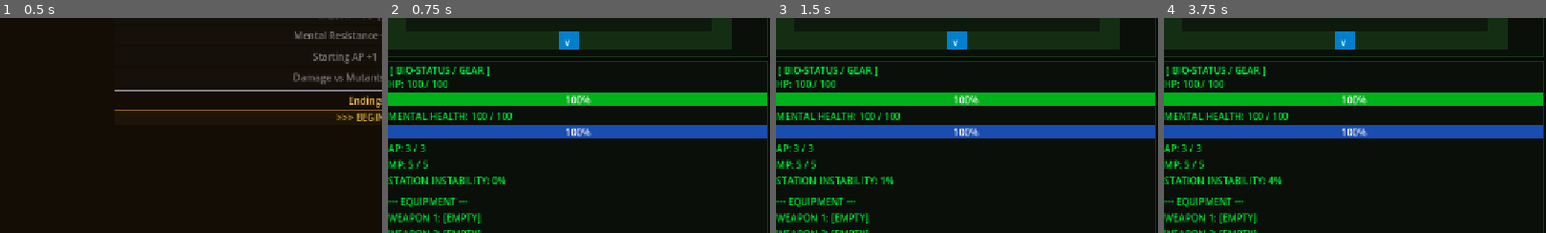
Above: before the commit, frames 1-4 (left to right).
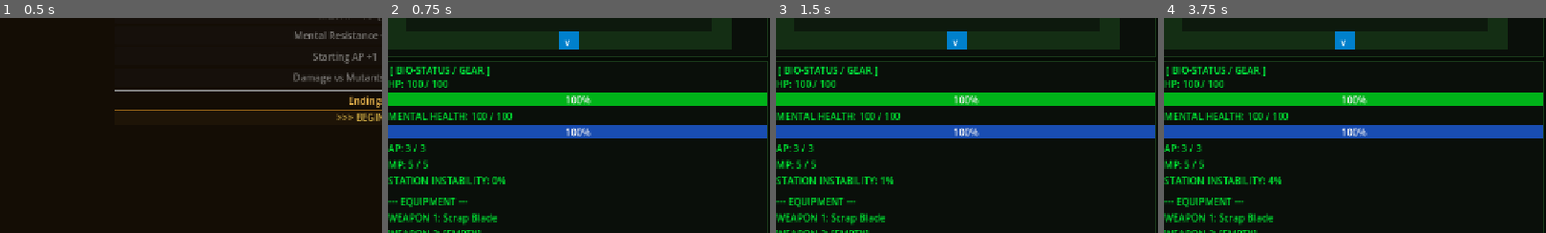
Above: after the commit, the same moments.

Repository: Napo2k/godot-mcp-test
Game: Godot game, scene res://scenes/hub.tscn
Same seed, same stepped clock (60 frames per second), same inputs: the game is played once before the commit and once after it.
Inputs:
- Up to frame 1 (0.5 s): no input
- Up to frame 2 (0.75 s): click ">>> BEGIN RUN <<<" at 0.5 s
- Up to frame 3 (1.5 s): tap Enter at 1.25 s; hold D (move_right) from 1.28 s (still down); hold F (attack) from 1.28 s (still down)
- Up to frame 4 (3.75 s): tap Space (end_turn) at 2, 2.1, 3.5 s; release D (move_right) at 2.03 s; release F (attack) at 2.03 s; hold S (move_down) 2.03-2.78 s; tap Enter at 2.75 s; hold D (move_right) 2.78-3.53 s; hold E (interact) 2.78-3.53 s; hold W (move_up) from 3.53 s (still down); tap G (use_item) at 3.6 s
The pictures show only the part of the screen within x 0-50%, y 40-90%; the shares and areas given below are measured in that part.

Frame 1 is identical in both runs. In frame 2, 0.5% of the frame differs, in the area x 14-29%, y 90-97%; in frame 3, 0.5%; in frame 4, 0.5%.

Commit message:
fix: player starts with Scrap Blade equipped

Diff:
--- a/scripts/player_data.gd
+++ b/scripts/player_data.gd
@@ -53,7 +53,7 @@
 	ap = max_ap
 	mp = max_mp
 
-	equipped_weapon1 = null
+	equipped_weapon1 = ItemData.make_scrap_blade()
 	equipped_weapon2 = null
 	equipped_suit = null
 	equipped_chip = null
